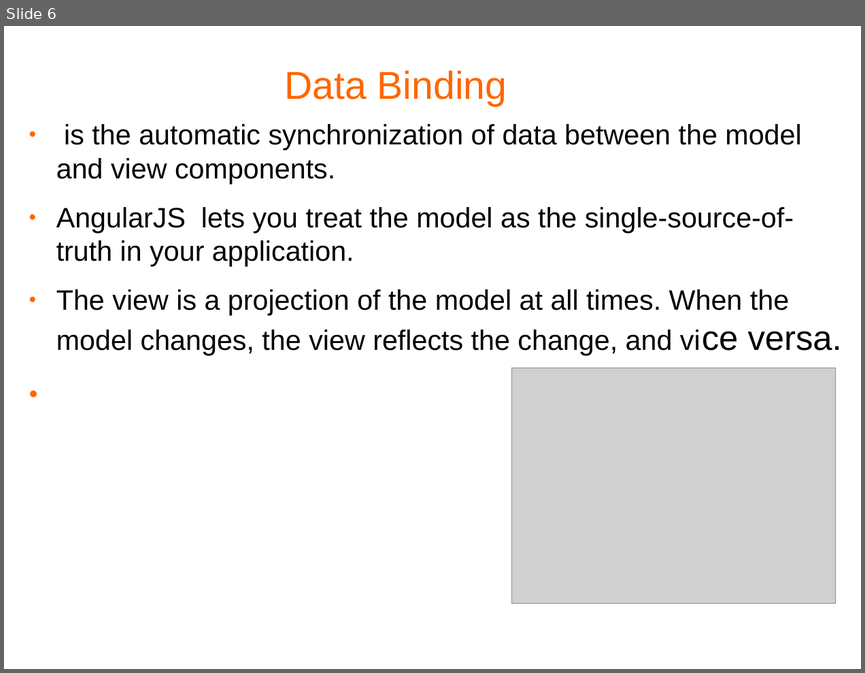
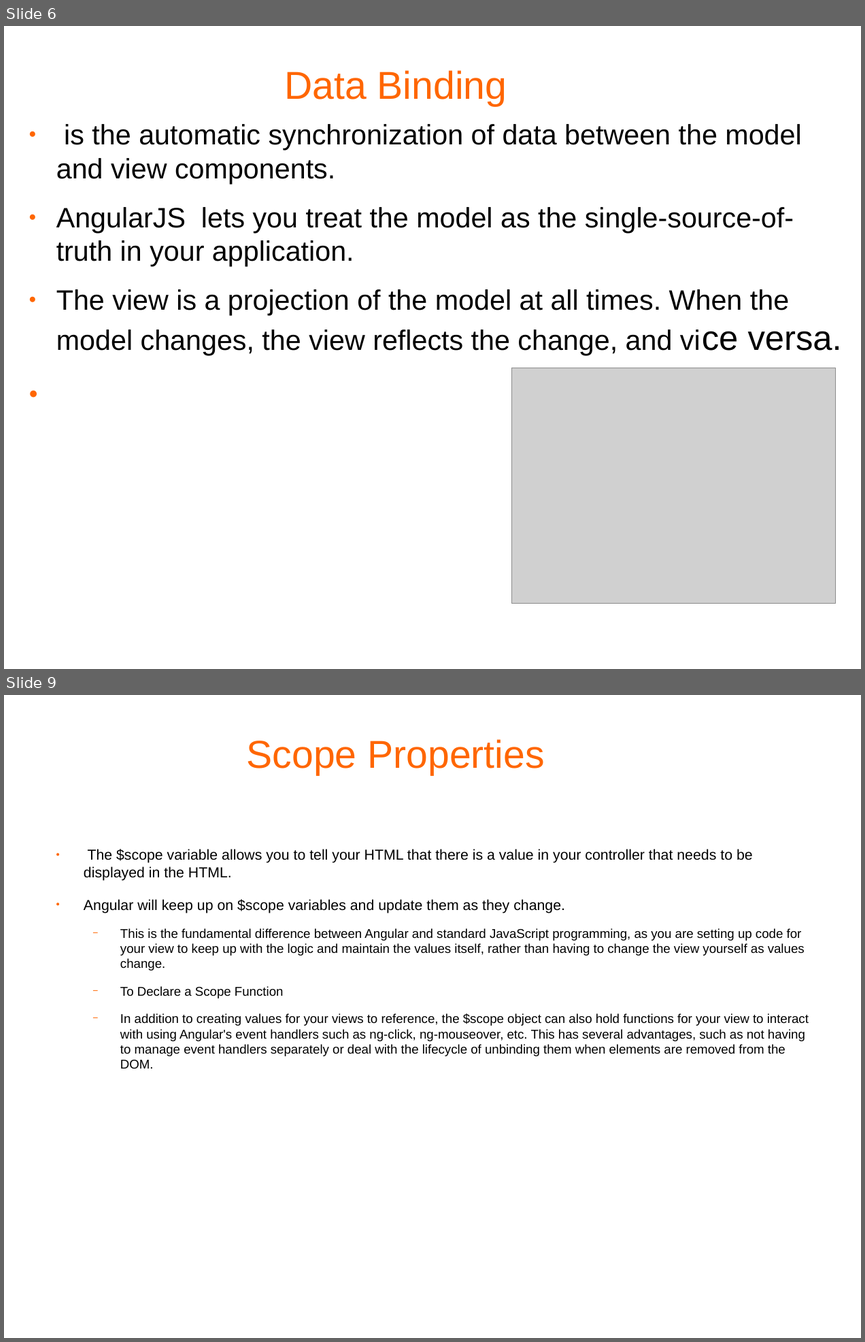
Before and after one commit to mphobwcodes/AngularJSExamples, a slide deck: RealAngularSite/AngularJS.pptx. Shown one above the other, each under a label of ours: slide 6 before the commit, slides 6 and 9 after it; the slides between them are not shown. The pictures are 865x673 and 865x1342 pixels, drawn with LibreOffice and Linux fonts; fonts in the diff are those of the drawing; grey boxes stand for pictures; background and template pictures are left out. Boxes give left, top, right and bottom in pixels: in the first picture for what was removed or moved away, otherwise in the second. Text is boxed around its words. In the diff, an @@ line names an element or a change of style, - is before the commit and + after.

```diff
--- a/RealAngularSite/AngularJS.pptx
+++ b/RealAngularSite/AngularJS.pptx
@@ slide 9 added at bbox=[4, 695, 861, 1338], background #FFFFFF @@
@@ text added at bbox=[247, 739, 545, 775], 36 pt, text #FF6600 @@
+Scope Properties
@@ text added at bbox=[84, 849, 808, 1069], 11.8 pt, text #000000 @@
+● The $scope variable allows you to tell your HTML that there is a value in your controller that needs to be displayed in the HTML.
+● Angular will keep up on $scope variables and update them as they change.
+  − This is the fundamental difference between Angular and standard JavaScript programming, as you are setting up code for your view to keep up with the logic and maintain the values itself, rather than having to change the view yourself as values change.
+  − To Declare a Scope Function
+  − In addition to creating values for your views to reference, the $scope object can also hold functions for your view to interact with using Angular's event handlers such as ng-click, ng-mouseover, etc. This has several advantages, such as not having to manage event handlers separately or deal with the lifecycle of unbinding them when elements are removed from the DOM.
```
Also in this commit, not shown: 2 slides changed, 9 other slides added, 2 slides removed, 4 other files.
